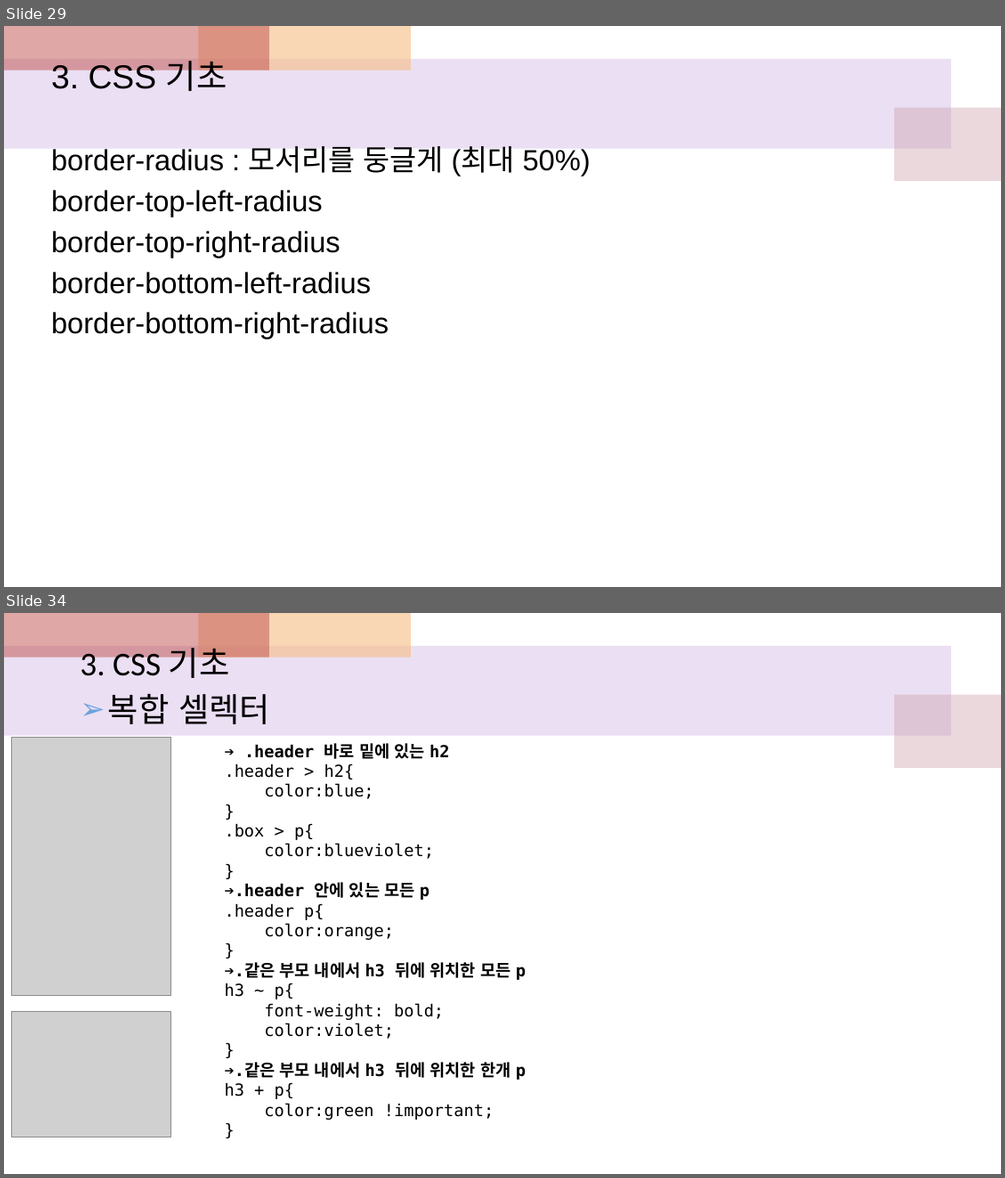
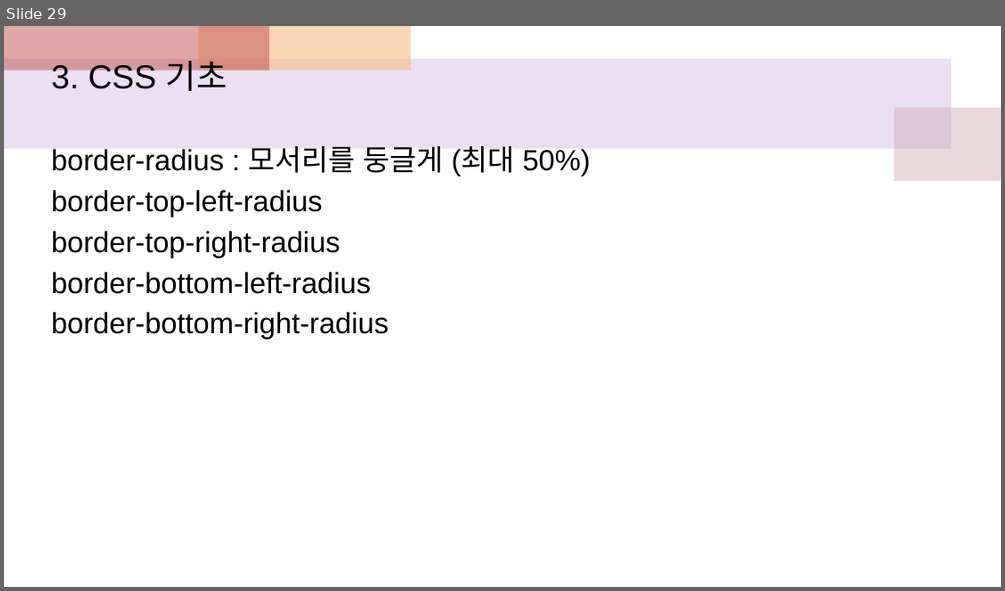
Before and after one commit to sonsungjong/html_css, a slide deck: htmlcss수업참고자료.pptx. Shown one above the other, each under a label of ours: slides 29 and 34 before the commit, slide 29 after it; the slides between them are not shown. The pictures are 1005x1178 and 1005x591 pixels, drawn with LibreOffice and Linux fonts; fonts in the diff are those of the drawing; grey boxes stand for pictures. Boxes give left, top, right and bottom in pixels: in the first picture for what was removed or moved away, otherwise in the second. Text is boxed around its words. In the diff, an @@ line names an element or a change of style, - is before the commit and + after.

```diff
--- a/htmlcss수업참고자료.pptx
+++ b/htmlcss수업참고자료.pptx
@@ slide 34 removed at box(4, 613, 1001, 1174), background #FFFFFF; not listed: 4 template elements that a slide beside it also shows @@
@@ text removed at box(80, 641, 270, 724) @@
-3. CSS 기초
-➢ 복합 셀렉터
@@ picture removed at box(12, 737, 171, 996) @@
@@ text removed at box(225, 743, 526, 1119) @@
-➔ .header 바로 밑에 있는 h2
-.header > h2{
-color:blue;
-}
-.box > p{
-color:blueviolet;
-}
-➔.header 안에 있는 모든 p
-.header p{
-color:orange;
-}
-➔.같은 부모 내에서 h3 뒤에 위치한 모든 p
-h3 ~ p{
-font-weight: bold;
-color:violet;
-}
-➔.같은 부모 내에서 h3 뒤에 위치한 한개 p
-h3 + p{
-color:green !important;
-}
@@ picture removed at box(12, 1011, 171, 1137) @@
```
Also in this commit, not shown: 8 slides changed, 12 slides added, 11 other slides removed.
